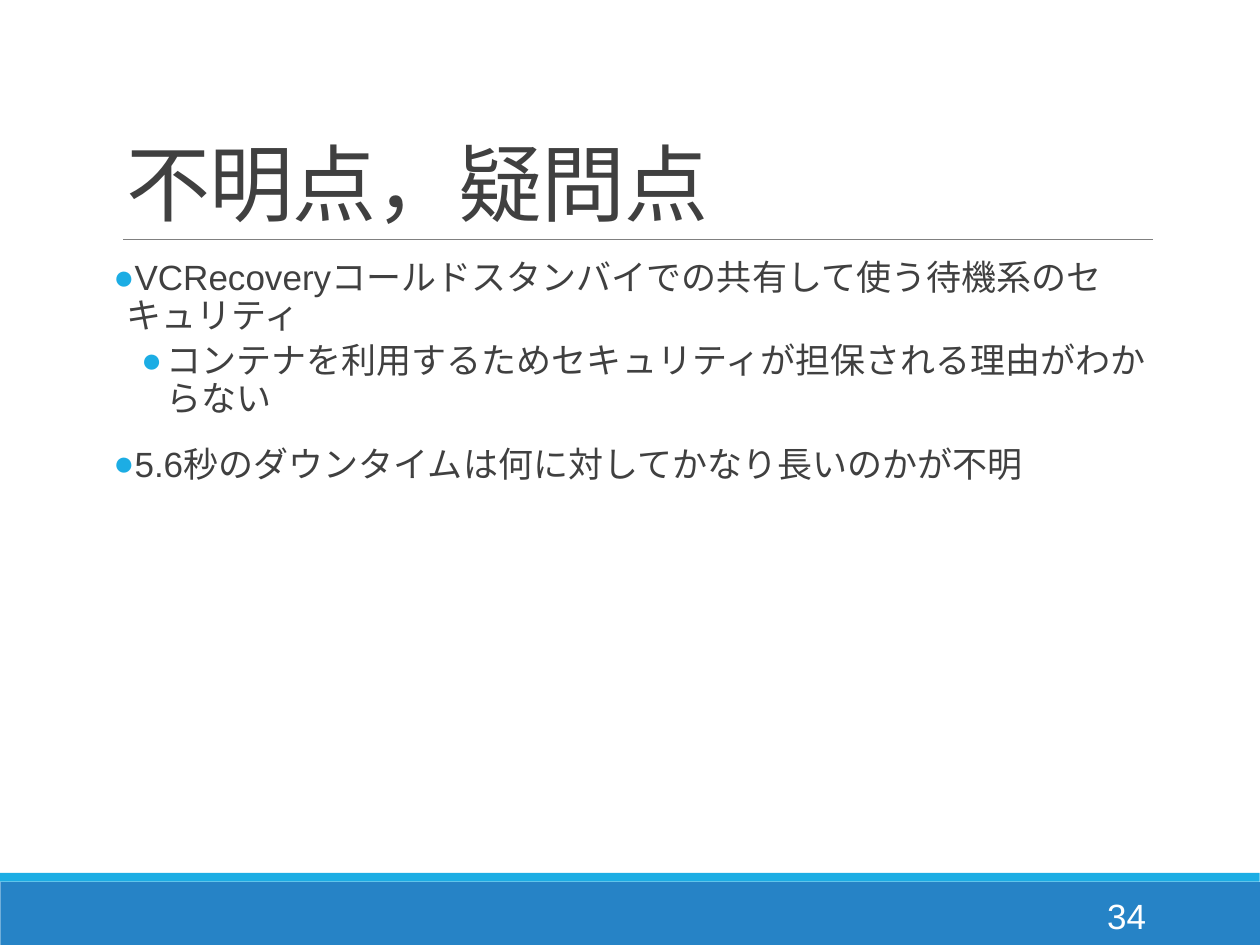
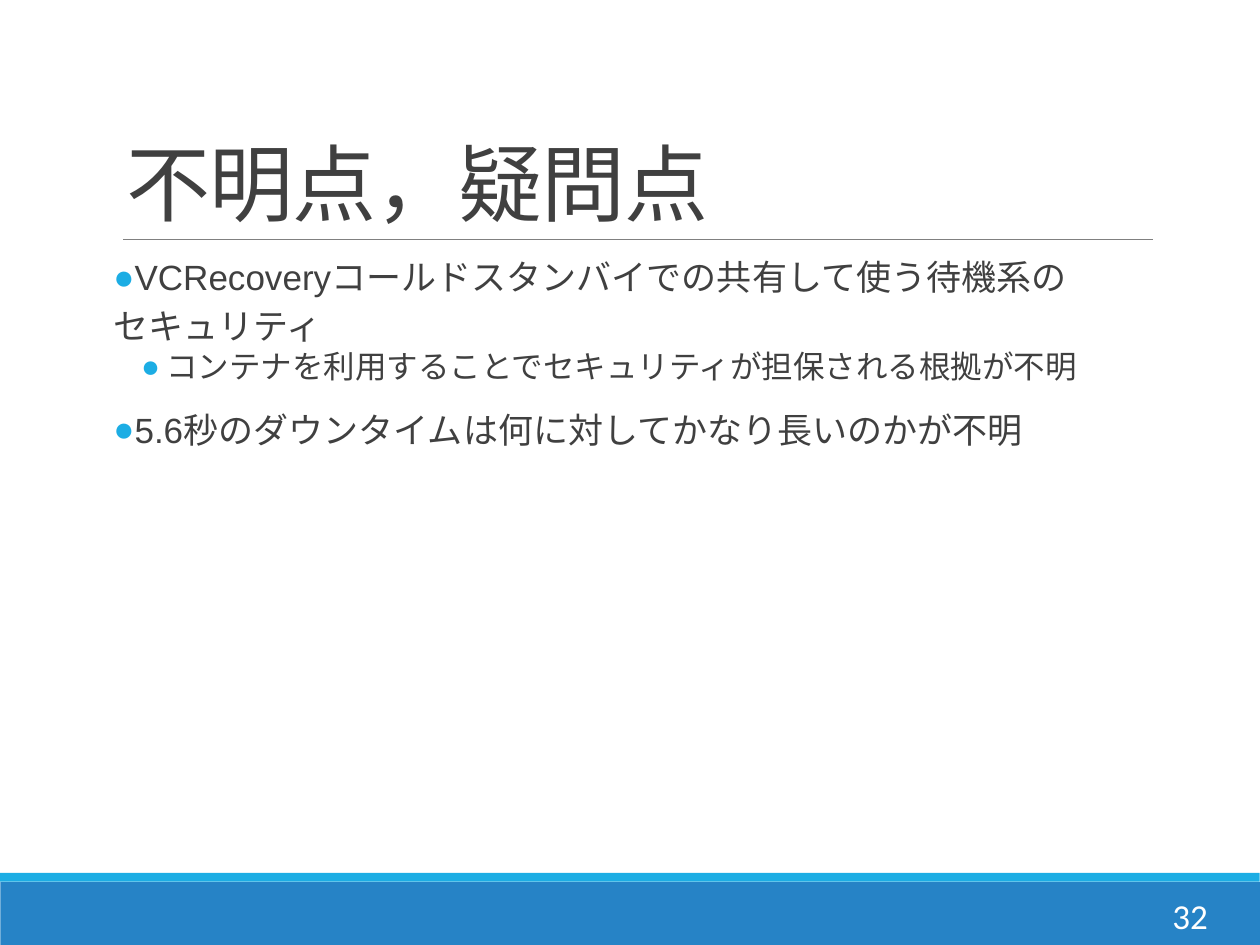
Before and after one commit to Kota0823/Document, a slide deck: slide 32 of 輪講2019-1_鈴木洸太.pptx (slide 34 before the commit). Drawn at 1260x945 pixels with LibreOffice and Linux fonts; fonts in the diff are those of the drawing. Boxes give left, top, right and bottom in pixels: in the first picture for what was removed or moved away, otherwise in the second. Text is boxed around its words. In the diff, an @@ line names an element or a change of style, - is before the commit and + after.

```diff
--- a/輪講2019-1_鈴木洸太.pptx
+++ b/輪講2019-1_鈴木洸太.pptx
@@ text at (x1=113, y1=262, x2=1077, y2=381): text changed @@
-● VCRecoveryコールドスタンバイでの共有して使う待機系のセキュリティ
-  ● コンテナを利用するためセキュリティが担保される理由がわからない
+● VCRecoveryコールドスタンバイでの共有して使う待機系の
+セキュリティ
+  ● コンテナを利用することでセキュリティが担保される根拠が不明
@@ page number at (x1=1172, y1=906, x2=1207, y2=930): text changed; font Arial to Calibri @@
-34
+32
```
Also in this commit, not shown: 30 other slides changed, 2 slides added.
